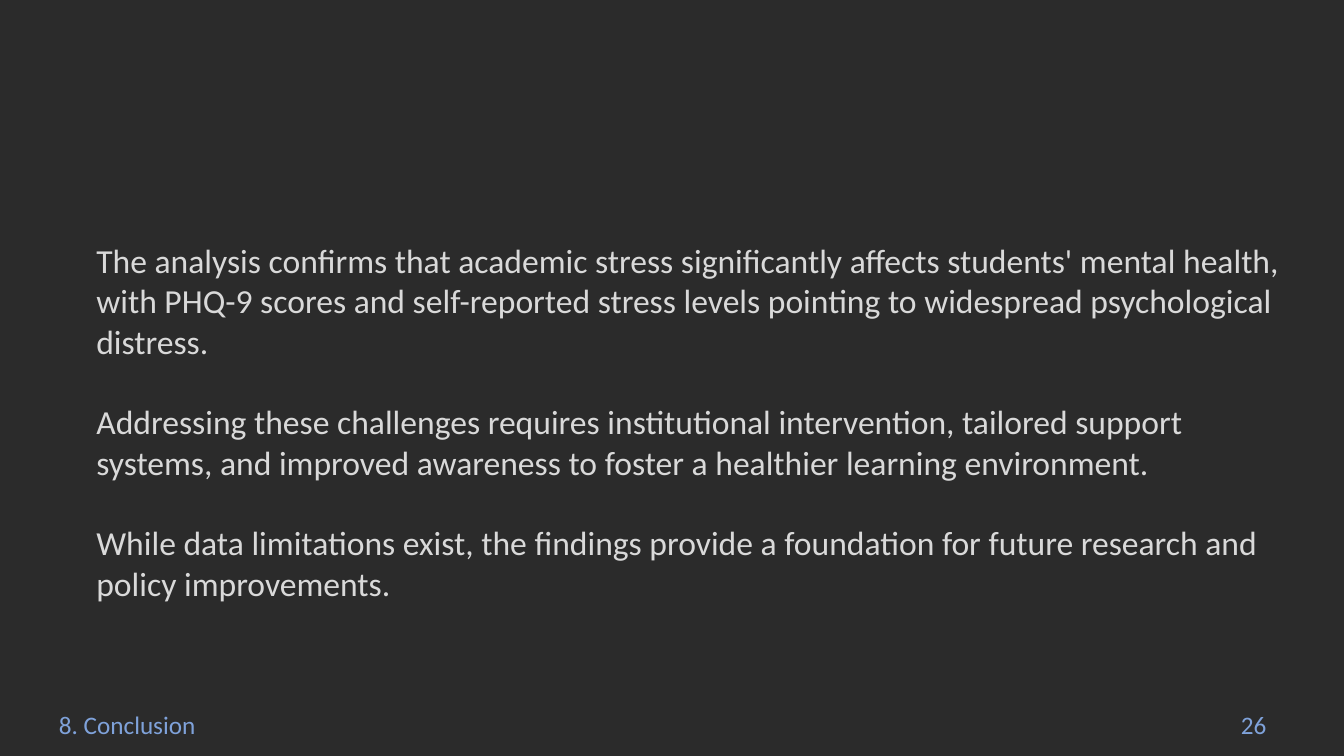
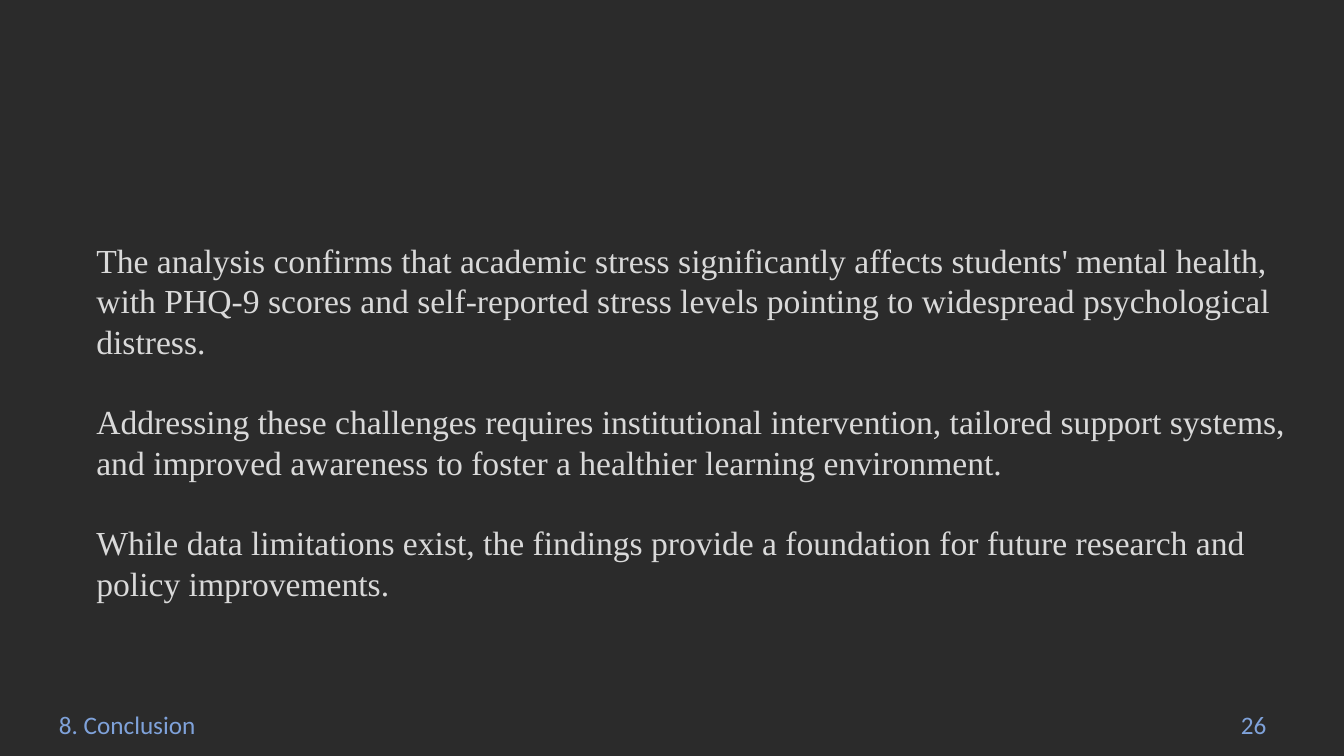
Before and after one commit to Abdelrahmen-Elashry/Mental-Health-Analysis, a slide deck: slide 29 of Statsphere.pptx (slide 26 before the commit). Drawn at 1344x756 pixels with LibreOffice and Linux fonts; fonts in the diff are those of the drawing; background and template pictures are left out; a plain dark background stands for a picture behind light text. Boxes give left, top, right and bottom in pixels: in the first picture for what was removed or moved away, otherwise in the second. Text is boxed around its words. In the diff, an @@ line names an element or a change of style, - is before the commit and + after.

```diff
--- a/Statsphere.pptx
+++ b/Statsphere.pptx
@@ text "The analysis confirms that academic ..." at (96,249,1285,602): font Calibri to Times New Roman @@
```
Also in this commit, not shown: 14 other slides changed, 3 slides added.
